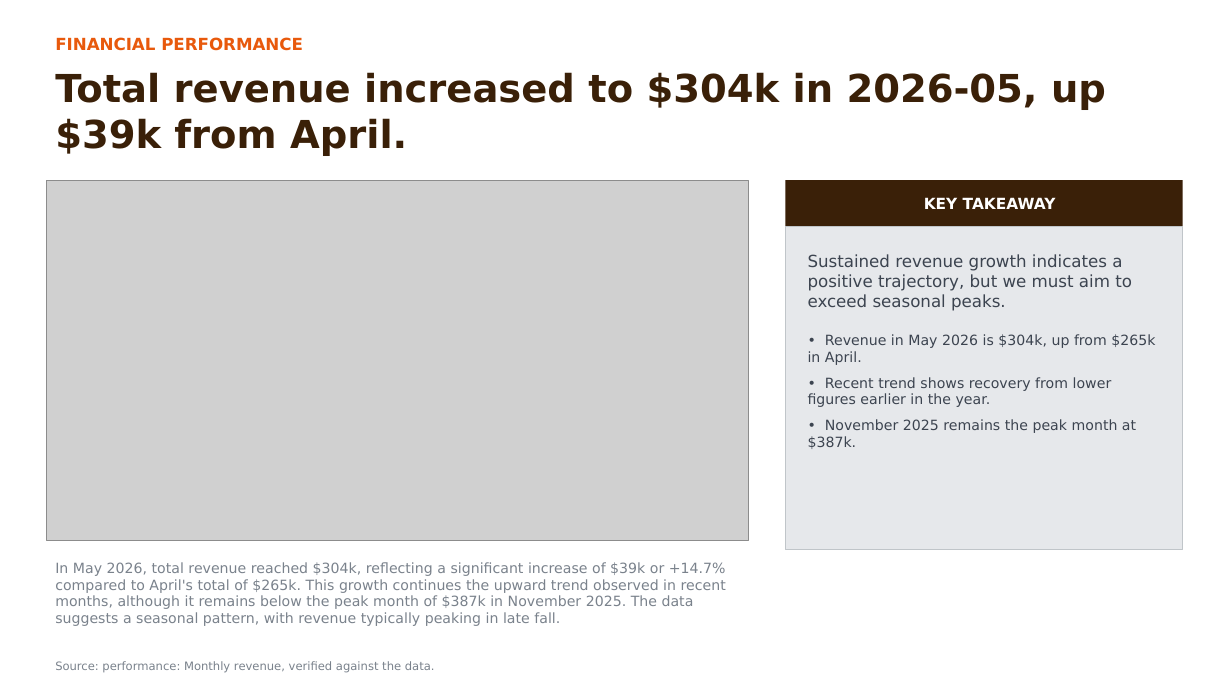
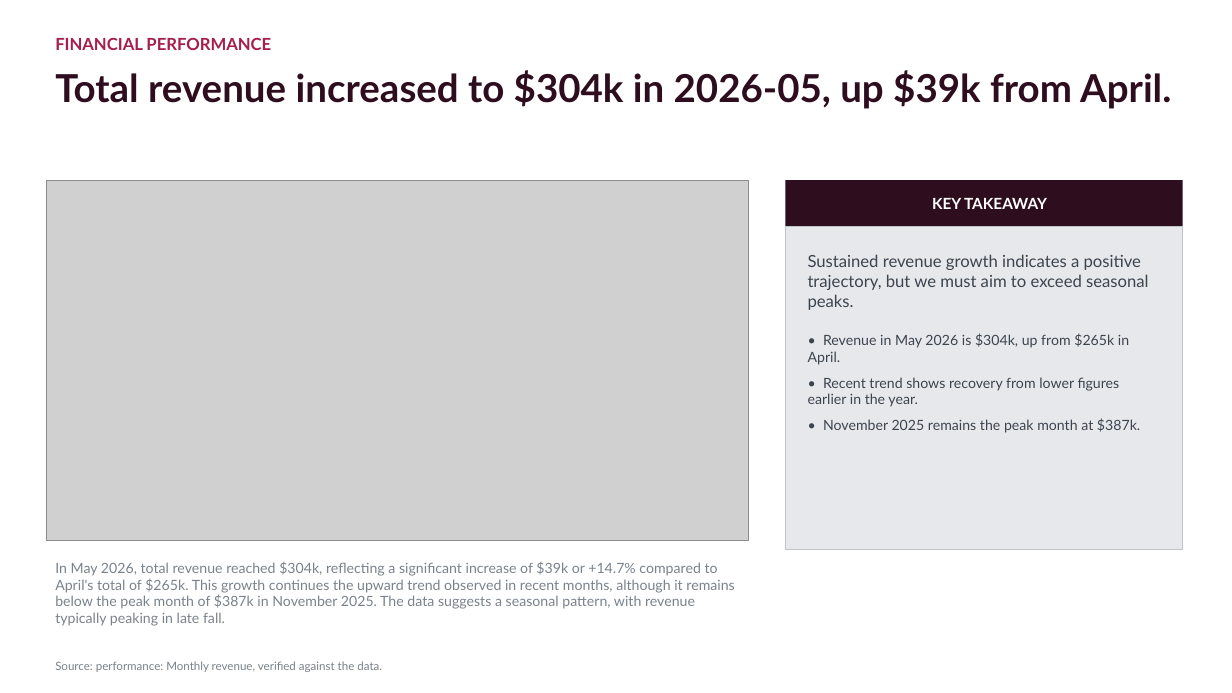
Before and after one commit to AronSarosi/ai-report-generator, a slide deck: slide 3 of app/examples/marketing_analytics/report.pptx. Drawn at 1232x693 pixels with LibreOffice and Linux fonts; fonts in the diff are those of the drawing; grey boxes stand for pictures. Boxes give left, top, right and bottom in pixels: in the first picture for what was removed or moved away, otherwise in the second. Text is boxed around its words. In the diff, an @@ line names an element or a change of style, - is before the commit and + after.

```diff
--- a/app/examples/marketing_analytics/report.pptx
+++ b/app/examples/marketing_analytics/report.pptx
@@ text "FINANCIAL PERFORMANCE" at (55, 38, 271, 50): font DejaVu Sans to Lato, text colour #E8590C to #A61E4D @@
@@ text "Total revenue increased to $304k ..." at (55, 70, 1171, 109): font DejaVu Sans to Lato, text colour #3A2008 to #2E0E1E @@
@@ rectangle "KEY TAKEAWAY" at (786, 180, 1183, 226): font DejaVu Sans to Lato; fill #3A2008 to #2E0E1E @@
@@ font DejaVu Sans to Lato in 3 elements at (55, 661, 382, 672), (55, 562, 734, 626), (786, 226, 1183, 550) @@
```
Also in this commit, not shown: 3 other slides changed, 1 slide added, 1 slide removed, 22 other files.
